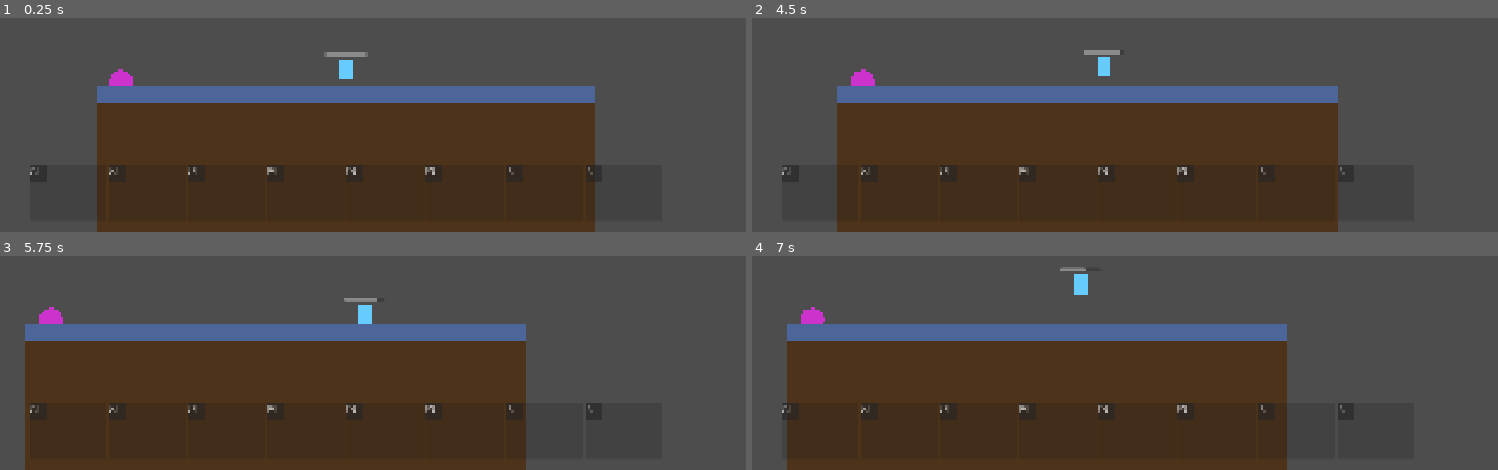
Above: before the commit, frames 1-4 (two rows, left to right).
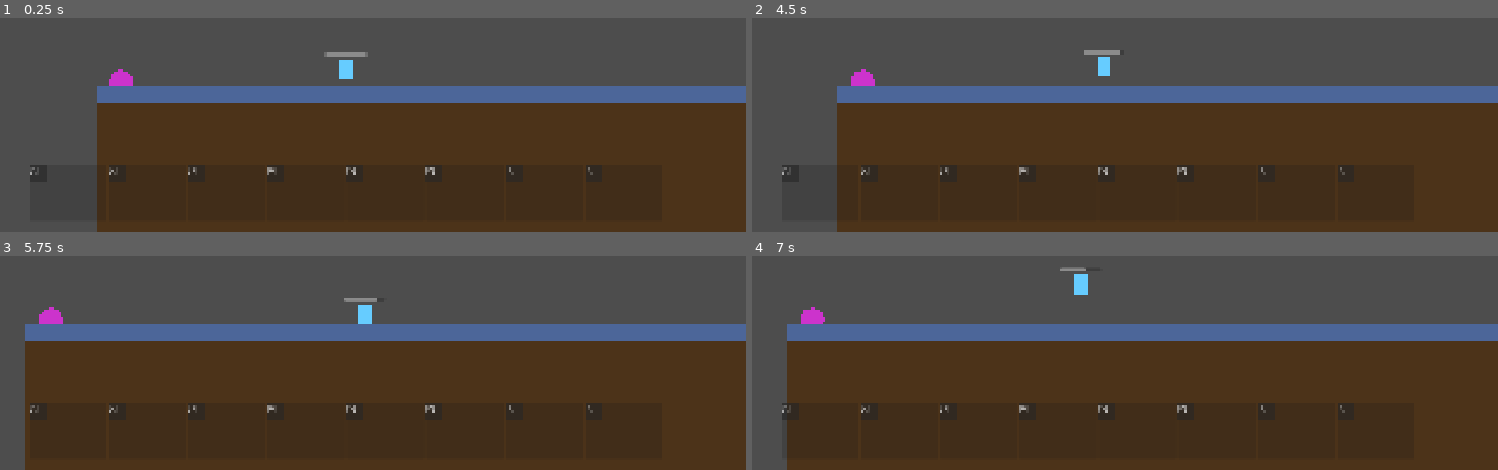
Above: after the commit, the same moments.

Repository: Travis-Code/SurvivalGame
Game: Godot game, scene res://scenes/Main.tscn
Same seed, same stepped clock (60 frames per second), same inputs: the game is played once before the commit and once after it.
Inputs (mouse positions are in pixels of both pictures, inside the frame that each line leads up to):
- Up to frame 1 (0.25 s): no input
- Up to frame 2 (4.5 s): tap Enter (ui_accept) at 0.5, 1.25, 2 s; drag from (871, 82) to (outside the picture) at 0.52 s; drag from (1304, 69) to (1080, 82) at 1.27 s; hold A (move_left) 2.03-2.75 s; click (1080, 82) at 2.17 s; drag from (1057, 97) to (outside the picture) at 2.77 s; move the mouse to (1341, 73) at 3.52 s; hold D (move_right) 3.53-4.25 s; tap Space (jump) at 3.77 s; drag from (outside the picture) to (878, 82) at 4.27 s
- Up to frame 3 (5.75 s): tap Enter (ui_accept) at 5 s; move the mouse to (outside the picture) at 5.02 s; hold D (move_right) from 5.03 s (still down); click (outside the picture) at 5.17 s
- Up to frame 4 (7 s): release D (move_right) at 5.75 s; drag from (outside the picture) to (938, 266) at 5.77 s; tap Enter (ui_accept) at 6.5 s; move the mouse to (outside the picture) at 6.52 s; hold A (move_left) from 6.53 s (still down); tap Space (jump) at 6.77 s

The runs differ from the first frame. In frame 1, 14% of the frame differs, in the area x 79-100%, y 31-100%; in frame 2, 14%; in frame 3, 20%, in the area x 70-100%, y 31-100%; in frame 4, 19%.

Commit message:
Expand platforms to 4x length (4800 pixels)

Diff:
--- a/scenes/Level2.tscn
+++ b/scenes/Level2.tscn
@@ -8,7 +8,7 @@
 [ext_resource type="PackedScene" path="res://scenes/world/Portal.tscn" id="6"]
 
 [sub_resource type="RectangleShape2D" id="1"]
-size = Vector2(1200, 40)
+size = Vector2(4800, 40)
 
 [sub_resource type="CircleShape2D" id="2"]
 radius = 80.0
@@ -55,13 +55,13 @@
 position = Vector2(0, 900)
 
 [node name="CollisionShape2D" type="CollisionShape2D" parent="Ground"]
-position = Vector2(600, 0)
+position = Vector2(2400, 0)
 shape = SubResource("1")
 
 [node name="GroundVisual" type="Polygon2D" parent="Ground"]
-polygon = PackedVector2Array(0, -20, 1200, -20, 1200, 20, 0, 20)
+polygon = PackedVector2Array(0, -20, 4800, -20, 4800, 20, 0, 20)
 color = Color(0.2, 0.6, 0.3, 1)
 
 [node name="DirtLayer" type="Polygon2D" parent="Ground"]
-polygon = PackedVector2Array(0, 20, 1200, 20, 1200, 580, 0, 580)
+polygon = PackedVector2Array(0, 20, 4800, 20, 4800, 580, 0, 580)
 color = Color(0.4, 0.25, 0.15, 1)
--- a/scenes/Main.tscn
+++ b/scenes/Main.tscn
@@ -4,7 +4,7 @@
 [ext_resource type="PackedScene" path="res://scenes/world/Portal.tscn" id="2"]
 
 [sub_resource type="RectangleShape2D" id="1"]
-size = Vector2(1200, 40)
+size = Vector2(4800, 40)
 
 [node name="Level2" type="Node2D"]
 
@@ -19,13 +19,13 @@
 position = Vector2(0, 900)
 
 [node name="CollisionShape2D" type="CollisionShape2D" parent="Ground"]
-position = Vector2(600, 0)
+position = Vector2(2400, 0)
 shape = SubResource("1")
 
 [node name="GroundVisual" type="Polygon2D" parent="Ground"]
-polygon = PackedVector2Array(0, -20, 1200, -20, 1200, 20, 0, 20)
+polygon = PackedVector2Array(0, -20, 4800, -20, 4800, 20, 0, 20)
 color = Color(0.3, 0.4, 0.6, 1)
 
 [node name="DirtLayer" type="Polygon2D" parent="Ground"]
-polygon = PackedVector2Array(0, 20, 1200, 20, 1200, 580, 0, 580)
+polygon = PackedVector2Array(0, 20, 4800, 20, 4800, 580, 0, 580)
 color = Color(0.3, 0.2, 0.1, 1)
